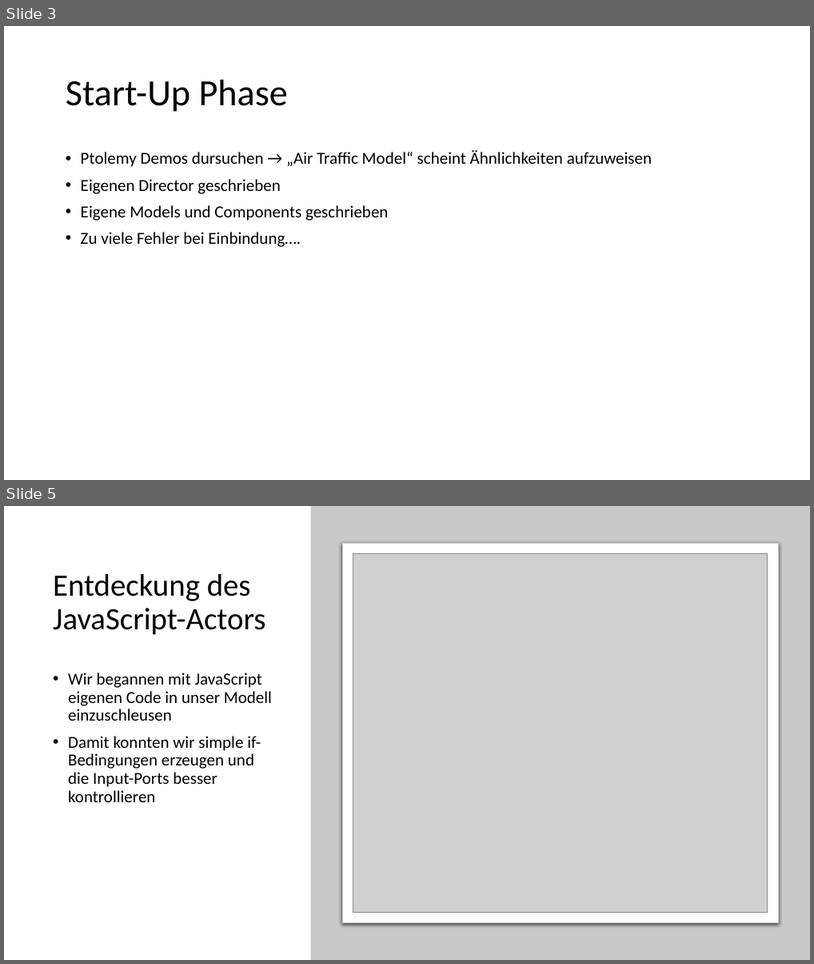
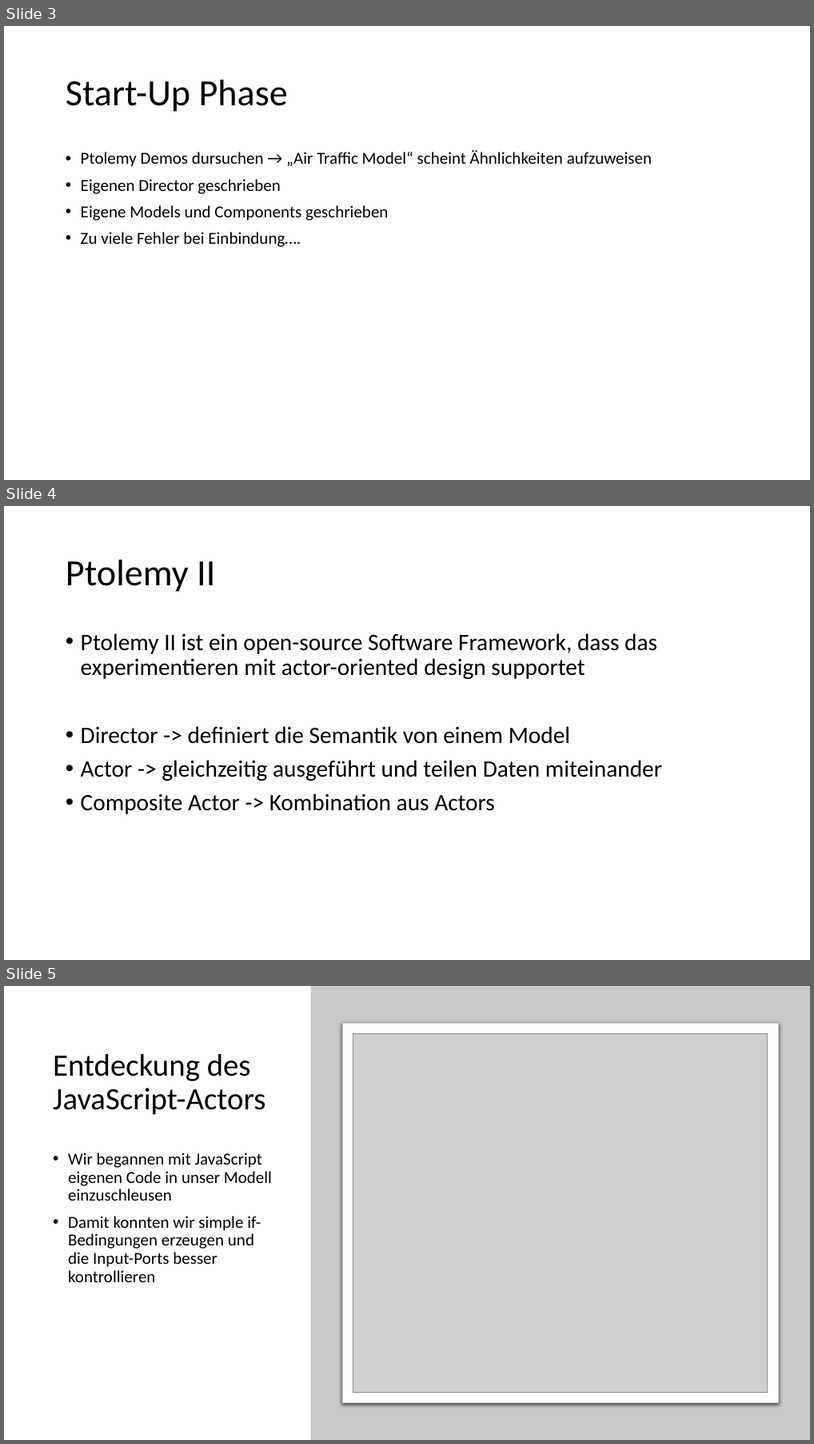
Before and after one commit to code-drey/car_simulation, a slide deck: Presentation/Traffic-flow-modeling-and-analysis.pptx. Shown one above the other, each under a label of ours: slides 3 and 5 before the commit, slides 3, 4 and 5 after it; the slides between them are not shown. The pictures are 814x964 and 814x1444 pixels, drawn with LibreOffice and Linux fonts; fonts in the diff are those of the drawing; grey boxes stand for pictures. Boxes give left, top, right and bottom in pixels: in the first picture for what was removed or moved away, otherwise in the second. Text is boxed around its words. In the diff, an @@ line names an element or a change of style, - is before the commit and + after.

```diff
--- a/Presentation/Traffic-flow-modeling-and-analysis.pptx
+++ b/Presentation/Traffic-flow-modeling-and-analysis.pptx
@@ slide 4 added at (4, 506, 810, 960), background #FFFFFF @@
@@ title added at (66, 560, 215, 592), 44 pt, text #000000 @@
+Ptolemy II
@@ text added at (81, 633, 662, 814), 28 pt, text #000000 @@
+• Ptolemy II ist ein open-source Software Framework, dass das experimentieren mit actor-oriented design supportet
+• Director -> definiert die Semantik von einem Model
+• Actor -> gleichzeitig ausgeführt und teilen Daten miteinander
+• Composite Actor -> Kombination aus Actors
```
Also in this commit, not shown: 2 slides changed, 2 other slides added, 2 other files.
